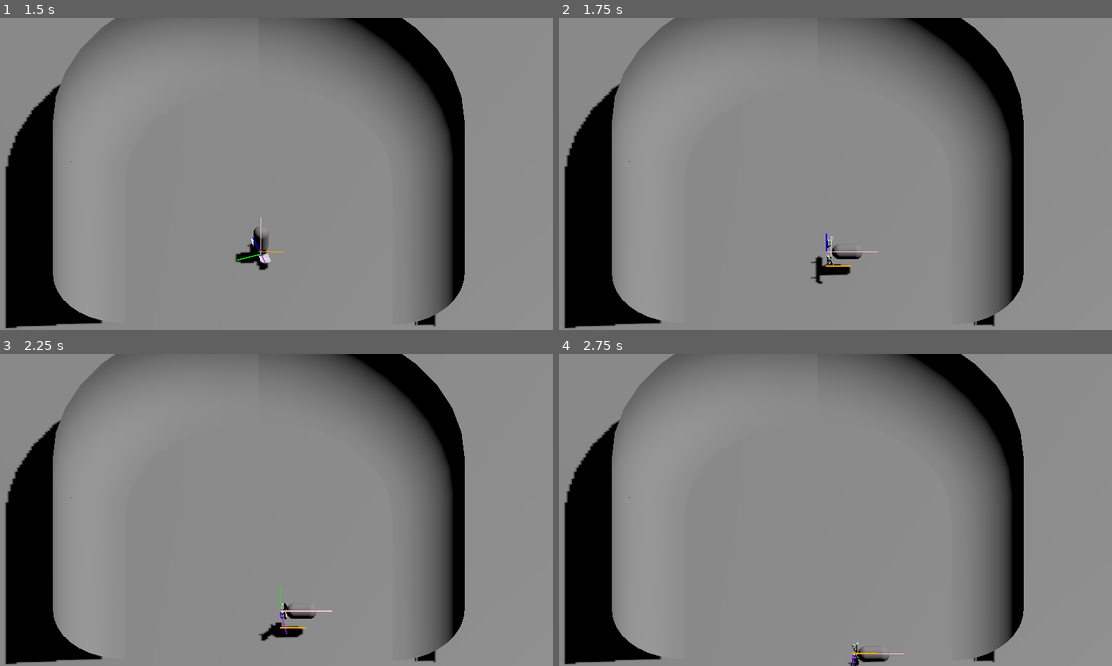
Above: before the commit, frames 1-4 (two rows, left to right).
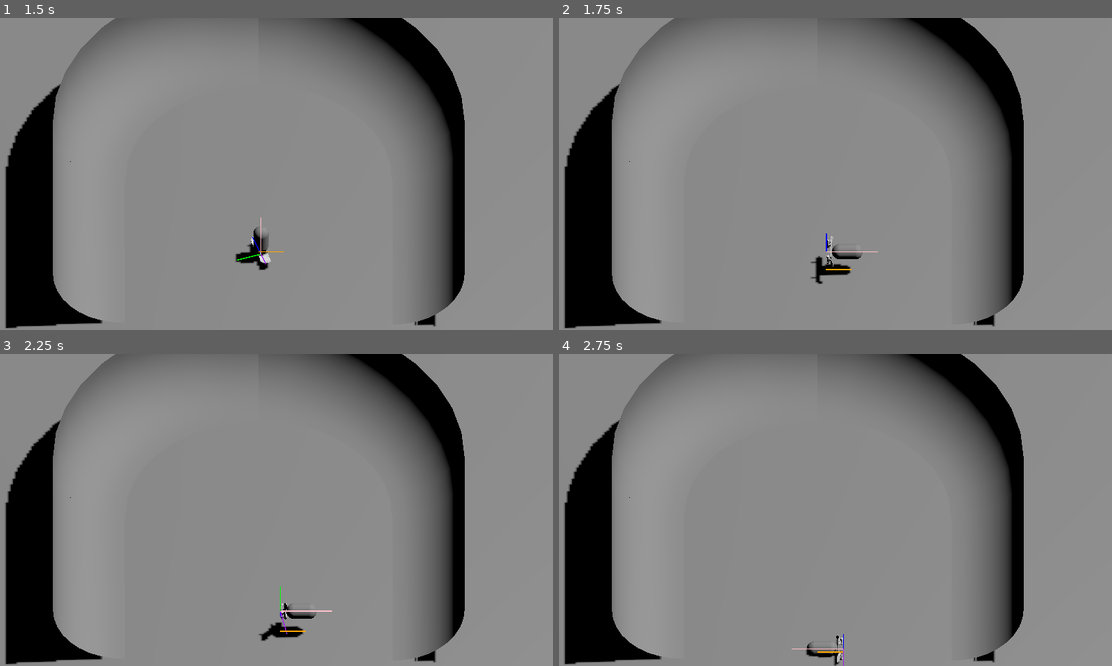
Above: after the commit, the same moments.

Repository: 3deric/GodotSkate
Game: Godot game, scene res://Scenes/testLevel.tscn
Two runs of this game, one before a commit and one after it. Both use one fixed random seed, a clock stepped at 60 frames per second and the inputs below.
Inputs:
- Up to frame 1 (1.5 s): hold D (Right) 0.53-1.28 s; tap Space (Jump) at 0.77 s; tap Enter at 1.25 s; hold S (Backward) from 1.28 s (still down)
- Up to frame 2 (1.75 s): keep holding S (Backward); tap Space (Jump) at 1.52 s
- Up to frame 3 (2.25 s): release S (Backward) at 2.03 s; hold D (Right) from 2.03 s (still down)
- Up to frame 4 (2.75 s): keep holding D (Right)

Frame 1 is identical in both runs. In frame 2, less than 0.1% of the frame differs, in the area x 48-53%, y 79-81%; in frame 3, less than 0.1%; in frame 4, 0.5%, in the area x 42-63%, y 89-100%.

Commit message:
Added ramp snapping behaviour

Diff:
--- a/Skategame/Scripts/characterBody3D.gd
+++ b/Skategame/Scripts/characterBody3D.gd
@@ -6,6 +6,7 @@
 const rotJump = 5.0
 const maxVel = 20.0
 const gravity = 10.0
+const maxBounces = 5
 
 enum PlayerState {RESET, GROUND, PIPE, AIR, FALL}
 
@@ -75,10 +76,23 @@
 	#movement while snapped to pipe
 	if (playerState == PlayerState.PIPE):
 		rotate_object_local(Vector3.UP, input.x * rotJump * delta)
-
 		rampPos.x = global_position.x
 		rampPos.z = global_position.z
+		#up_direction = rampDir
+
+		var velHor = velocity * Vector3(1,0,1)
+		var velUp = velocity * Vector3.UP
+
+		var raycast = _raycast(rampPos, rampPos + velHor)
+		if raycast:
+			rampDir = (raycast.normal * Vector3(1,0,1)).normalized()
+
 		up_direction = rampDir
+
+
+		velHor = _collideAndSlide(velHor, rampPos, 0, velHor)
+
+		velocity = velHor + velUp
 
 		velocity.y -= gravity * delta
 
@@ -100,7 +114,7 @@
 
 	#rampcheck
 	var collisionInfo = get_last_slide_collision()
-	if collisionInfo:
+	if (collisionInfo and playerState != PlayerState.PIPE):
 		rampDir = (collisionInfo.get_normal() * Vector3(1,0,1)).normalized()
 
 	if is_on_floor():
@@ -114,7 +128,7 @@
 	if !is_on_floor():
 		if (velocity.normalized().dot(Vector3.UP) > 0.8 and playerState != PlayerState.PIPE):
 			playerState = PlayerState.PIPE
-			rampPos = global_position - get_last_motion()
+			rampPos = global_position - get_last_motion() - Vector3.UP * 0.2
 		if (playerState != PlayerState.PIPE):
 			playerState = PlayerState.AIR
 		return
@@ -176,3 +190,30 @@
 	xform.basis.x = -xform.basis.z.cross(newUp)
 	xform.basis = xform.basis.orthonormalized()
 	return xform
+
+func _collideAndSlide(vel, pos, depth, velInit):
+	if(depth >= maxBounces):
+		return Vector3.ZERO
+
+	var origin = pos
+	var end = (vel.normalized() * (vel.length())) + pos
+	var result = _raycast(origin, end)
+	#if ray hit anything calculating new position
+	if(result):
+		var snapToSurface = vel.normalized() * (pos.distance_to(result.position) - 0.1)
+		var leftover = vel - snapToSurface
+
+		if (snapToSurface.length() <= 0.1):
+			snapToSurface = Vector3.ZERO
+
+		var scale = 1 - Vector3(result.normal.x, 0, result.normal.z).normalized().dot(-Vector3(velInit.x, 0, velInit.z).normalized())
+		leftover = _projectAndScale(leftover, result.normal) * scale
+		return 	 snapToSurface + _collideAndSlide(leftover,pos + snapToSurface , depth + 1, velInit)
+	return vel
+
+
+func _projectAndScale(leftover, normal):
+	var mag = leftover.length()
+	leftover = Plane(normal, Vector3.UP).project(leftover).normalized()
+	leftover *= mag
+	return leftover
